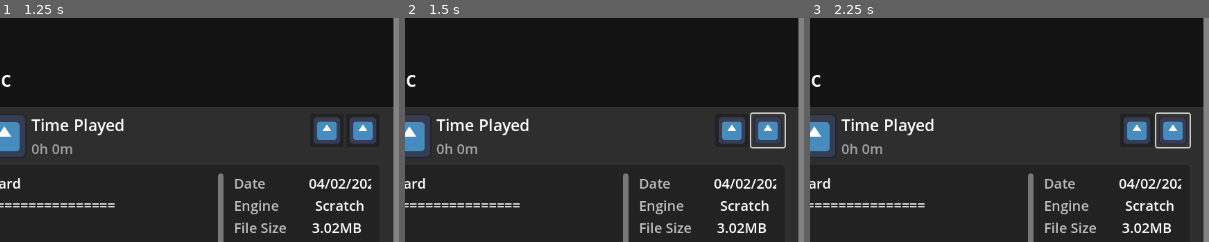
Above: before the commit, frames 1-3 (left to right).
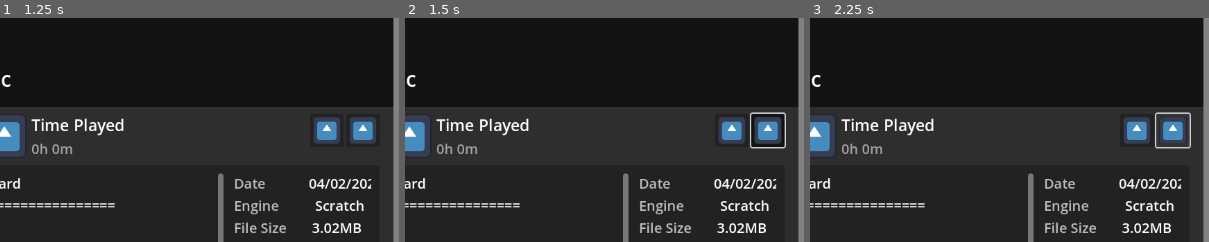
Above: after the commit, the same moments.

Repository: Do0gler/DooglerLauncherV3
Game: Godot game, scene res://scenes/MainScene.tscn
Same seed, same stepped clock (60 frames per second), same inputs: the game is played once before the commit and once after it. The engine's default icon, where the game draws it, is replaced by a stand-in: a white triangle on a blue panel in a dark square.
Inputs (mouse positions are % of the whole screen's width and height, from its top left):
- Up to frame 1 (1.25 s): click (39, 3) at 0.52 s; type "12" at 0.6 s
- Up to frame 2 (1.5 s): click (95, 58) at 1.27 s
- Up to frame 3 (2.25 s): click (95, 58) at 2.02 s
The pictures show only the part of the screen within x 50-100%, y 33-82%; the shares and areas given below are measured in that part.

Frame 1 is identical in both runs. In frame 2, 0.3% of the frame differs, in the area x 86-95%, y 42-58%; in frame 3, nothing differs.
Error in both runs: Cannot call method 'close' on a null value. (res://scripts/manager.gd:33)

Commit message:
Add caching for changing game data values

Diff:
--- a/Scripts/Globals/cache_manager.gd
+++ b/Scripts/Globals/cache_manager.gd
@@ -1,14 +1,17 @@
 extends Node
 
-const CACHE_DIR = "user://cache/game_images/"
-const CACHE_INDEX = "user://cache/library_cache.json"
+const IMAGE_CACHE_DIR = "user://cache/game_images/"
+const IMAGE_CACHE_INDEX = "user://cache/game_image_cache.json"
+const GAME_DATA_CACHE_INDEX = "user://cache/game_data_cache.json"
 const BUNDLED_DIR = "res://Images/GameImages/"
 
-var cache_index: Dictionary
+var image_cache_index: Dictionary
+var game_data_cache_index: Dictionary
 
 func _ready() -> void:
 	ensure_cache_dir()
-	load_cache_index()
+	load_image_cache_index()
+	load_game_data_cache_index()
 
 
 ## Creates the cache directories if they do not exist
@@ -20,39 +23,64 @@
 		dir.make_dir_recursive("cache/game_images")
 
 
-## Loads cache index from disk
-func load_cache_index():
-	if FileAccess.file_exists(CACHE_INDEX):
-		var file = FileAccess.open(CACHE_INDEX, FileAccess.READ)
+## Loads image cache index from disk
+func load_image_cache_index():
+	if FileAccess.file_exists(IMAGE_CACHE_INDEX):
+		var file = FileAccess.open(IMAGE_CACHE_INDEX, FileAccess.READ)
 		var json_string = file.get_as_text()
 		file.close()
 
 		var json = JSON.new()
 		var parse_result = json.parse(json_string)
 		if parse_result == OK:
-			cache_index = json.get_data()
+			image_cache_index = json.get_data()
 		else:
-			push_error("Error parsing cache index")
-			cache_index = {}
-	else:
-		cache_index = {}
-
-
-## Saves cache index to disk
-func save_cache_index():
-	var file = FileAccess.open(CACHE_INDEX, FileAccess.WRITE)
-	file.store_string(JSON.stringify(cache_index, "\t"))
+			push_error("Error parsing image cache index")
+			image_cache_index = {}
+	else:
+		image_cache_index = {}
+
+
+## Saves image cache index to disk
+func save_image_cache_index():
+	var file = FileAccess.open(IMAGE_CACHE_INDEX, FileAccess.WRITE)
+	file.store_string(JSON.stringify(image_cache_index, "\t"))
 	file.close()
 
 
-## Returns the path to an image if found in cache or bundled
+## Loads image cache index from disk
+func load_game_data_cache_index():
+	if FileAccess.file_exists(GAME_DATA_CACHE_INDEX):
+		var file = FileAccess.open(GAME_DATA_CACHE_INDEX, FileAccess.READ)
+		var json_string = file.get_as_text()
+		file.close()
+
+		var json = JSON.new()
+		var parse_result = json.parse(json_string)
+		if parse_result == OK:
+			game_data_cache_index = json.get_data()
+		else:
+			push_error("Error parsing game data cache index")
+			game_data_cache_index = {}
+	else:
+		game_data_cache_index = {}
+
+
+## Saves game data cache index to disk
+func save_game_data_cache_index():
+	var file = FileAccess.open(GAME_DATA_CACHE_INDEX, FileAccess.WRITE)
+	file.store_string(JSON.stringify(game_data_cache_index, "\t"))
+	file.close()
+
+
+## Returns the path to an image if found in image cache or bundled
 func get_image_path(game_id: String, image_type: String) -> String:
 
 	# Open relevant game cache
-	if not cache_index.has(game_id):
-		cache_index.set(game_id, {})
-
-	var game_cache: Dictionary = cache_index.get(game_id)
+	if not image_cache_index.has(game_id):
+		image_cache_index.set(game_id, {})
+
+	var game_cache: Dictionary = image_cache_index.get(game_id)
 
 	# Check if we have it in game cache
 	if game_cache.has(image_type):
@@ -69,7 +97,7 @@
 			else:
 				# Cache index says we have it but file is missing - remove from index
 				game_cache.erase(image_type)
-				save_cache_index()
+				save_image_cache_index()
 
 	# Check if bundled with app (for pre-packaged games)
 	var bundled_path = BUNDLED_DIR + game_id + "/" + image_type + ".png"
@@ -80,16 +108,15 @@
 			"source": "bundled",
 			"timestamp": Time.get_unix_time_from_system()
 		}
-		save_cache_index()
+		save_image_cache_index()
 		return bundled_path
 
 	# Not found anywhere - return empty string
 	return ""
 
-# Download an image and add it to cache
+## Download an image and add it to image cache
 func download_image(game_id: String, image_type: String, url: String) -> String:
-
-	var local_path = CACHE_DIR + game_id + "_" + image_type + ".png"
+	var local_path = IMAGE_CACHE_DIR + game_id + "_" + image_type + ".png"
 
 	# Download the image
 	var http = HTTPRequest.new()
@@ -116,10 +143,10 @@
 		print("Downloaded ", url, " to ", local_path)
 
 		# Update cache index
-		if not cache_index.has(game_id):
-			cache_index.set(game_id, {})
-
-		var game_cache: Dictionary = cache_index.get(game_id)
+		if not image_cache_index.has(game_id):
+			image_cache_index.set(game_id, {})
+
+		var game_cache: Dictionary = image_cache_index.get(game_id)
 
 		game_cache[image_type] = {
 			"path": local_path,
@@ -127,20 +154,20 @@
 			"url": url,
 			"timestamp": Time.get_unix_time_from_system()
 		}
-		save_cache_index()
+		save_image_cache_index()
 
 		return local_path
 	else:
 		print("Download failed with code: ", response_code)
 		return ""
 
-# Check if an image exists (without downloading)
+## Check if an image exists (without downloading)
 func has_image(game_id: String, image_type: String) -> bool:
 	var path = get_image_path(game_id, image_type)
 	return path != ""
 
 
-# Load texture from cache or bundled assets
+## Load texture from image cache or bundled assets
 func load_image_texture(game_id: String, image_type: String) -> Texture2D:
 	var path = get_image_path(game_id, image_type)
 	if path == "":
@@ -181,7 +208,7 @@
 		count += 1
 	return count
 
-# Prefetch images for a game
+## Prefetch images for a game
 func prefetch_game_images(game_data: GameData) -> void:
 	var game_id = game_data.game_id
 	if game_id == "":
@@ -210,3 +237,35 @@
 	# Download missing images
 	for img_data: Dictionary in images_to_download:
 		await download_image(game_id, img_data.get("type"), img_data.get("url"))
+
+
+## Import the cached values for a game
+func setup_game_data(game_data: GameData):
+	var game_id = game_data.game_id
+	if game_id == "":
+		return
+
+	if not game_data_cache_index.has(game_id):
+		return
+
+	var game_cache: Dictionary = game_data_cache_index.get(game_id)
+	game_data.favorited = game_cache.get("favorited", false)
+	game_data.playtime_secs = game_cache.get("playtime_secs", 0)
+
+	if game_cache.has("file_size_mb"):
+		game_data.file_size_mb = game_cache.get("file_size_mb")
+	if game_cache.has("version"):
+		game_data.version_number = game_cache.get("version")
+
+
+## Sets a value in the game data cache
+func set_game_cache_entry(game_id: String, key: Variant, value: Variant) -> void:
+	if not game_data_cache_index.has(game_id):
+		game_data_cache_index.set(game_id, {})
+
+	var game_cache: Dictionary = game_data_cache_index.get(game_id)
+
+	game_cache.set(key, value)
+	save_game_data_cache_index()
+
+# TODO: Add function to clear image cache for a game - deleting cached images as well
--- a/scenes/MainScene.tscn
+++ b/scenes/MainScene.tscn
@@ -237,7 +237,7 @@
 theme_override_font_sizes/font_size = 25
 icon = ExtResource("2_q68mp")
 
-[node name="FavoriteButton2" type="Button" parent="HSplitContainer/GameView/VBoxContainer/LowerArea/MarginContainer/VBoxContainer/HighInfoPanel/RightAlign"]
+[node name="FavoriteButton" type="Button" parent="HSplitContainer/GameView/VBoxContainer/LowerArea/MarginContainer/VBoxContainer/HighInfoPanel/RightAlign"]
 unique_name_in_owner = true
 layout_mode = 2
 size_flags_horizontal = 0
@@ -246,6 +246,7 @@
 theme_override_constants/h_separation = 14
 theme_override_constants/icon_max_width = 40
 theme_override_font_sizes/font_size = 25
+toggle_mode = true
 icon = ExtResource("2_q68mp")
 
 [node name="GameInfoPanel" type="PanelContainer" parent="HSplitContainer/GameView/VBoxContainer/LowerArea/MarginContainer/VBoxContainer"]
@@ -605,6 +606,7 @@
 grow_vertical = 2
 color = Color(0, 0, 0, 0.49803922)
 
+[connection signal="toggled" from="HSplitContainer/GameView/VBoxContainer/LowerArea/MarginContainer/VBoxContainer/HighInfoPanel/RightAlign/FavoriteButton" to="." method="set_selected_favorite"]
 [connection signal="pressed" from="Titlebar/MarginContainer/RightAlign/MinimizeButton" to="Titlebar" method="_on_minimize_button_pressed"]
 [connection signal="pressed" from="Titlebar/MarginContainer/RightAlign/WindowedButton" to="Titlebar" method="_on_windowed_button_pressed"]
 [connection signal="pressed" from="Titlebar/MarginContainer/RightAlign/ExitButton" to="Titlebar" method="_on_exit_button_pressed"]
--- a/scripts/manager.gd
+++ b/scripts/manager.gd
@@ -44,6 +44,7 @@
 		game.background = CacheManager.load_image_texture(game.game_id, "background")
 		game.icon = CacheManager.load_image_texture(game.game_id, "icon")
 		game.screenshots = CacheManager.get_all_screenshots(game.game_id)
+		CacheManager.setup_game_data(game)
 
 
 ## Returns the default built-in library
@@ -57,3 +58,9 @@
 		default_library.append(game_data)
 
 	return default_library
+
+
+## Sets if the selected games is favorited
+func set_selected_favorite( toggle: bool):
+	selected_game.favorited = toggle
+	CacheManager.set_game_cache_entry(selected_game.game_id, "favorited", selected_game.favorited)
--- a/scripts/resources/game_data.gd
+++ b/scripts/resources/game_data.gd
@@ -27,6 +27,7 @@
 
 var is_outdated := false
 var playtime_secs: int
+var favorited: bool
 
 static func to_dict(data: GameData) -> Dictionary:
 	var dict: Dictionary
